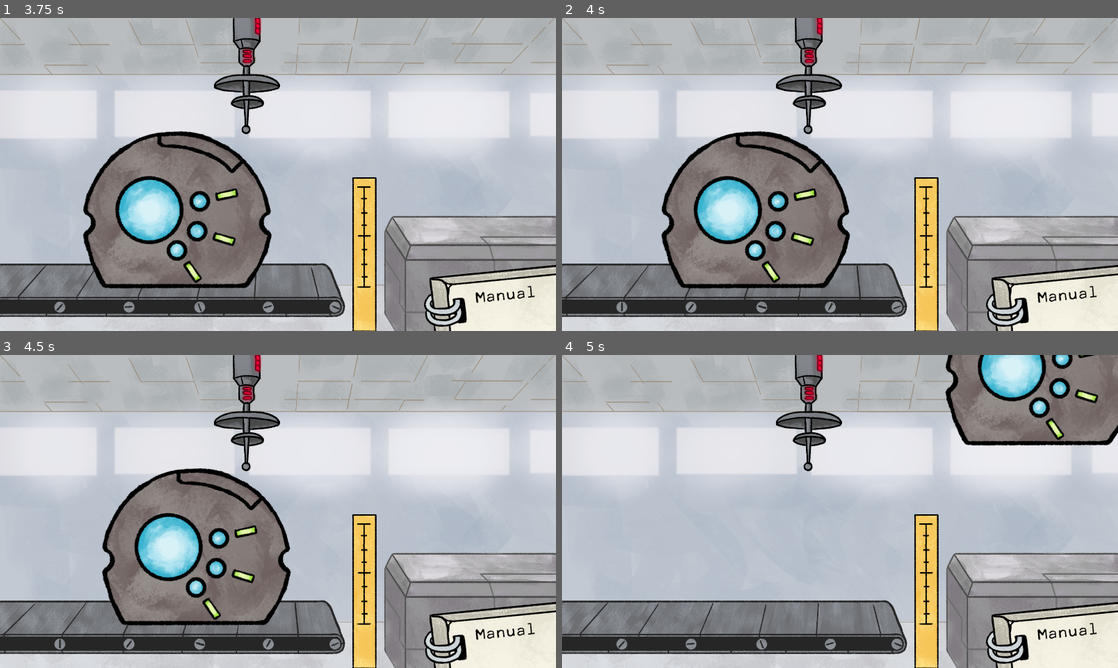
Above: before the commit, frames 1-4 (two rows, left to right).
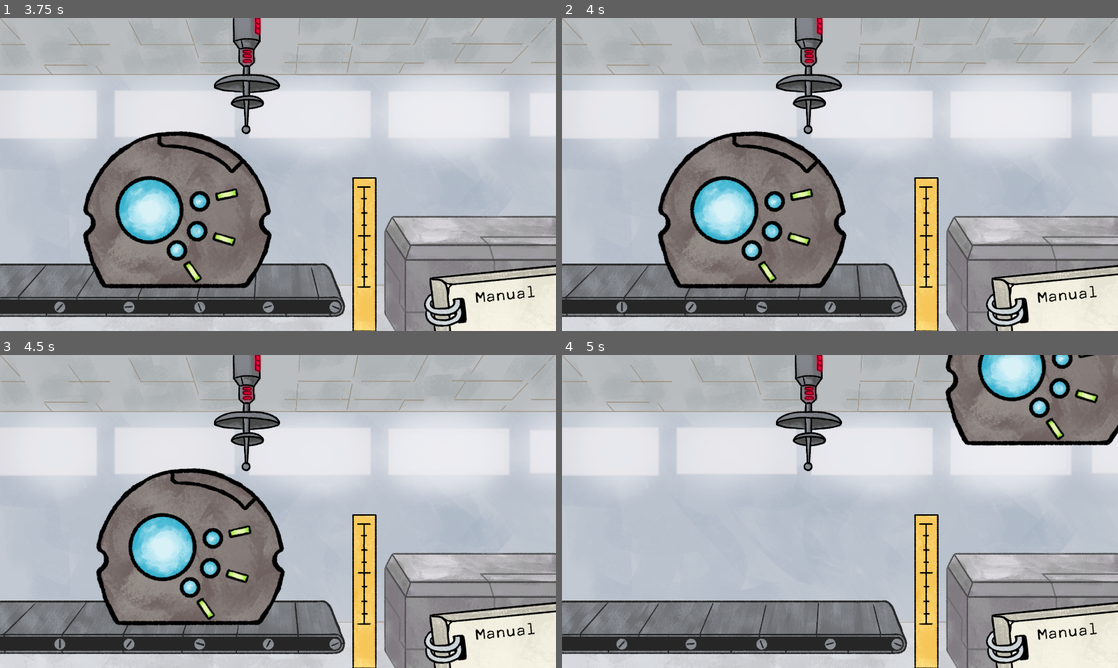
Above: after the commit, the same moments.

Repository: saadjiqbal/tip-the-scales
Game: Godot game, scene res://scenes/game.tscn
Same seed, same stepped clock (60 frames per second), same inputs: the game is played once before the commit and once after it. The project has no main scene, so this scene is started directly.
Inputs (mouse positions are in pixels of both pictures, inside the frame that each line leads up to):
- Up to frame 1 (3.75 s): tap Enter (ui_accept) at 0.5, 0.77, 1.52, 3.02 s; move the mouse to (400, 158) at 0.52 s; press the mouse at (400, 158) at 0.53 s; move the mouse to (166, 190) at 1.27 s; release the mouse at (166, 190) at 1.28 s; right-click (166, 190) at 1.35 s; click (166, 190) at 1.42 s; move the mouse to (50, 237) at 2.02 s; press the mouse at (50, 237) at 2.03 s; move the mouse to (250, 237) at 2.77 s; release the mouse at (250, 237) at 2.78 s; right-click (250, 237) at 2.85 s; click (250, 237) at 2.92 s; move the mouse to (444, 221) at 3.52 s; press the mouse at (444, 221) at 3.53 s
- Up to frame 2 (4 s): tap Enter (ui_accept) at 3.77 s
- Up to frame 3 (4.5 s): move the mouse to (111, 464) at 4.27 s; release the mouse at (111, 464) at 4.28 s; right-click (111, 464) at 4.35 s; click (111, 464) at 4.42 s
- Up to frame 4 (5 s): tap Enter (ui_accept) at 4.52 s

Frame 1 is identical in both runs. In frame 2, 3.9% of the frame differs, in the area x 17-52%, y 36-87%; in frame 3, 5.3%, in the area x 17-53%, y 36-87%; in frame 4, nothing differs.

Commit message:
Conveyor Bug fixes

Diff:
--- a/scenes/conveyor_belt.tscn
+++ b/scenes/conveyor_belt.tscn
@@ -30,6 +30,9 @@
 [sub_resource type="RectangleShape2D" id="RectangleShape2D_es4ei"]
 size = Vector2(3518, 93)
 
+[sub_resource type="RectangleShape2D" id="RectangleShape2D_2d8m4"]
+size = Vector2(2.125, 35.375)
+
 [node name="ConveyorBelt" type="AnimatedSprite2D"]
 position = Vector2(0, 846)
 sprite_frames = SubResource("SpriteFrames_bo6oa")
@@ -44,11 +47,19 @@
 position = Vector2(-566, 132)
 shape = SubResource("RectangleShape2D_es4ei")
 
-[node name="ObjectDetector" type="RayCast2D" parent="."]
+[node name="ObjectDetector" type="Area2D" parent="."]
 position = Vector2(924, -623)
 scale = Vector2(200, 8)
-target_position = Vector2(0.0200005, 88.125)
+collision_layer = 3
+collision_mask = 3
+
+[node name="CollisionShape2D" type="CollisionShape2D" parent="ObjectDetector"]
+position = Vector2(0.9225, 70.3125)
+shape = SubResource("RectangleShape2D_2d8m4")
 
 [node name="AudioStreamPlayer" type="AudioStreamPlayer" parent="."]
 stream = ExtResource("6_nx7qx")
 volume_db = 8.771
+
+[connection signal="area_entered" from="ObjectDetector" to="." method="_on_object_detector_area_entered"]
+[connection signal="area_exited" from="ObjectDetector" to="." method="_on_object_detector_area_exited"]
--- a/scenes/game.tscn
+++ b/scenes/game.tscn
@@ -17,9 +17,6 @@
 texture = ExtResource("2_8jt7c")
 centered = false
 
-[node name="Teleporter" parent="." instance=ExtResource("7_x186n")]
-position = Vector2(853, 200)
-
 [node name="Platform" parent="." instance=ExtResource("5_31v04")]
 position = Vector2(1623, 881)
 
@@ -35,6 +32,9 @@
 [node name="Manual" parent="." instance=ExtResource("8_d6nrw")]
 z_index = 1
 
+[node name="Teleporter" parent="." instance=ExtResource("7_x186n")]
+position = Vector2(853, 200)
+
 [node name="AudioStreamPlayer" type="AudioStreamPlayer" parent="."]
 stream = ExtResource("8_8ehep")
 
--- a/scenes/objects/antenna_0.tscn
+++ b/scenes/objects/antenna_0.tscn
@@ -21,6 +21,8 @@
 shape = SubResource("RectangleShape2D_fkdjl")
 
 [node name="Area2D" type="Area2D" parent="."]
+collision_layer = 2
+collision_mask = 2
 
 [node name="CollisionShape2D" type="CollisionShape2D" parent="Area2D"]
 position = Vector2(0.5, 1.5)
--- a/scenes/objects/arm_0.tscn
+++ b/scenes/objects/arm_0.tscn
@@ -22,6 +22,8 @@
 shape = SubResource("RectangleShape2D_fkdjl")
 
 [node name="Area2D" type="Area2D" parent="."]
+collision_layer = 2
+collision_mask = 2
 
 [node name="CollisionShape2D" type="CollisionShape2D" parent="Area2D"]
 position = Vector2(1.5, -1.5)
--- a/scenes/objects/core_0.tscn
+++ b/scenes/objects/core_0.tscn
@@ -22,6 +22,8 @@
 shape = SubResource("RectangleShape2D_xr6rg")
 
 [node name="Area2D" type="Area2D" parent="."]
+collision_layer = 2
+collision_mask = 2
 
 [node name="CollisionShape2D" type="CollisionShape2D" parent="Area2D"]
 position = Vector2(0, -2)
--- a/scenes/objects/satelite.tscn
+++ b/scenes/objects/satelite.tscn
@@ -21,6 +21,8 @@
 shape = SubResource("RectangleShape2D_xr6rg")
 
 [node name="Area2D" type="Area2D" parent="."]
+collision_layer = 2
+collision_mask = 2
 
 [node name="CollisionShape2D" type="CollisionShape2D" parent="Area2D"]
 position = Vector2(1, 1.5)
--- a/scenes/objects/thruster_0.tscn
+++ b/scenes/objects/thruster_0.tscn
@@ -22,6 +22,8 @@
 shape = SubResource("RectangleShape2D_cjaqk")
 
 [node name="Area2D" type="Area2D" parent="."]
+collision_layer = 2
+collision_mask = 2
 
 [node name="CollisionShape2D" type="CollisionShape2D" parent="Area2D"]
 position = Vector2(-0.5, 0)
--- a/scenes/teleporter.tscn
+++ b/scenes/teleporter.tscn
@@ -10,7 +10,7 @@
 
 [node name="RayCast2D" type="RayCast2D" parent="."]
 position = Vector2(80, 0)
-scale = Vector2(200, 15)
+scale = Vector2(200, 14.5)
 
 [node name="AudioStreamPlayer" type="AudioStreamPlayer" parent="."]
 stream = ExtResource("3_1p2uf")
--- a/scripts/conveyor_belt.gd
+++ b/scripts/conveyor_belt.gd
@@ -12,16 +12,6 @@
 	detect_object(delta)
 
 func detect_object(delta):
-	if object_detector.is_colliding():
-		part_under_teleporter = true
-		self.stop()
-
-		if audio_stream_player.playing:
-			audio_stream_player.playing = false
-
-	if object_detector.is_colliding() == false:
-		part_under_teleporter = false
-
 	if !part_under_teleporter:
 		self.play("roll")
 		belt_collision.position.x += speed * delta
@@ -32,3 +22,14 @@
 	# Resets the belt colosion box back to its original position
 	if belt_collision.position.x >= 1193.0:
 		belt_collision.position.x = 0.0
+
+
+func _on_object_detector_area_entered(area: Area2D) -> void:
+	part_under_teleporter = true
+	self.stop()
+	if audio_stream_player.playing:
+		audio_stream_player.playing = false
+
+func _on_object_detector_area_exited(area: Area2D) -> void:
+	self.play("roll")
+	part_under_teleporter = false
Not shown: 1 places in scenes/conveyor_belt.tscn that only renumber resources
